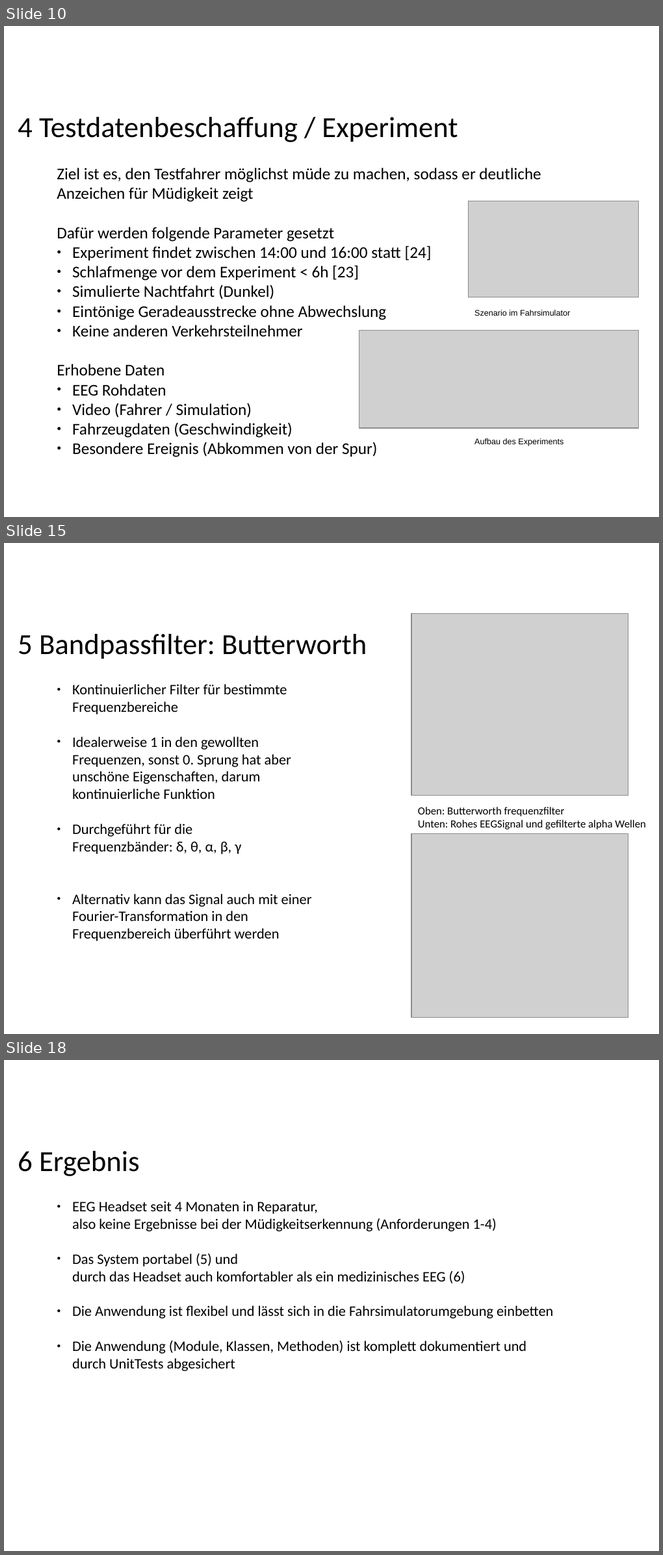
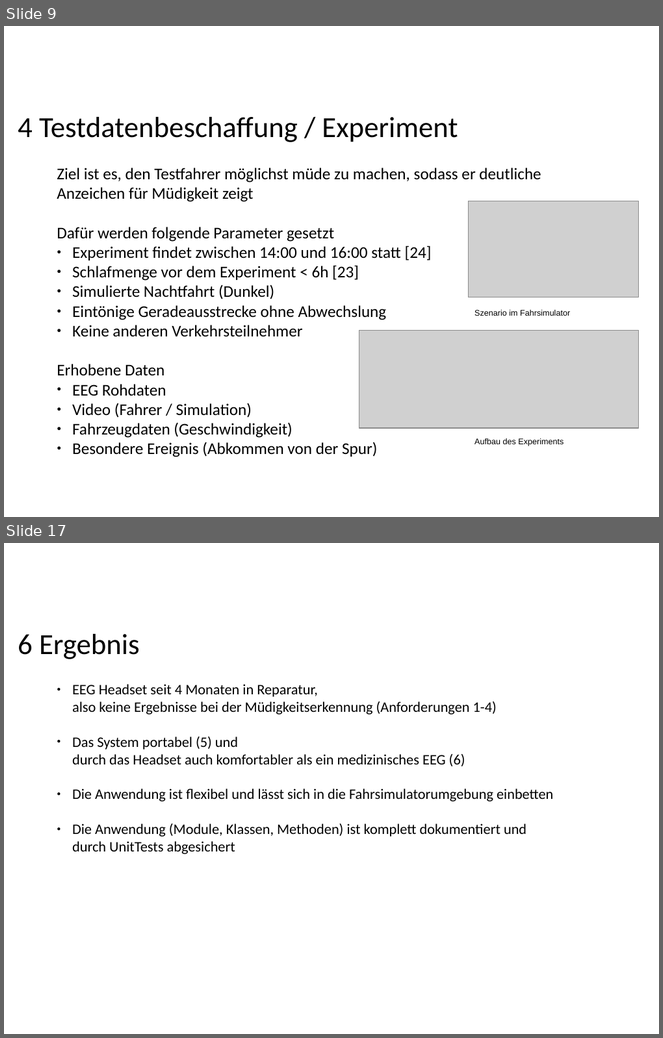
Before and after one commit to ppasler/current-adas, a slide deck: project/presentation/Praesentation_PoSDBoS_Pasler.odp. Shown one above the other, each under a label of ours: slides 10, 15 and 18 before the commit, slides 9 and 17 after it; the slides between them are not shown. The pictures are 663x1555 and 663x1038 pixels, drawn with LibreOffice and Linux fonts; fonts in the diff are those of the drawing; grey boxes stand for pictures; background and template pictures are left out. Boxes give left, top, right and bottom in pixels: in the first picture for what was removed or moved away, otherwise in the second. Text is boxed around its words. In the diff, an @@ line names an element or a change of style, - is before the commit and + after.

```diff
--- a/project/presentation/Praesentation_PoSDBoS_Pasler.odp
+++ b/project/presentation/Praesentation_PoSDBoS_Pasler.odp
@@ slide 15 removed at [4,543,659,1034], background #FFFFFF @@
@@ picture removed at [412,613,629,795] @@
@@ text removed at [18,634,367,659] @@
-5 Bandpassfilter: Butterworth
@@ text removed at [72,684,312,941] @@
-● Kontinuierlicher Filter für bestimmte Frequenzbereiche
-● Idealerweise 1 in den gewollten Frequenzen, sonst 0. Sprung hat aber unschöne Eigenschaften, darum kontinuierliche Funktion
-● Durchgeführt für die
-  Frequenzbänder: δ, θ, α, β, γ
-● Alternativ kann das Signal auch mit einer Fourier-Transformation in den Frequenzbereich überführt werden
@@ text removed at [418,807,646,830] @@
-Oben: Butterworth frequenzfilter
-Unten: Rohes EEGSignal und gefilterte alpha Wellen
@@ picture removed at [412,834,629,1018] @@
@@ what was slide 10 is now slide 9 @@
@@ what was slide 18 is now slide 17 @@
```
Also in this commit, not shown: 5 slides changed, 4 slides added, 4 other slides removed, 11 other files.
